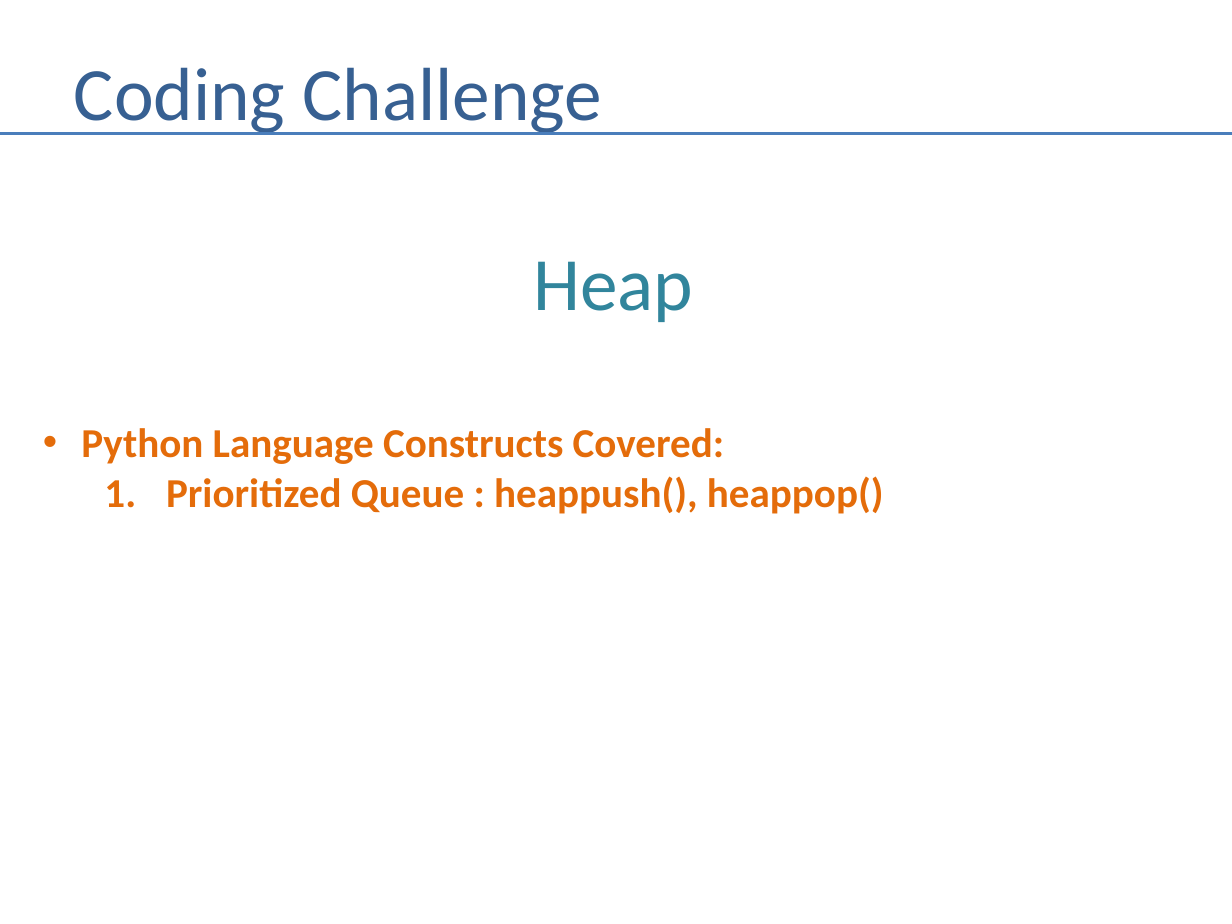
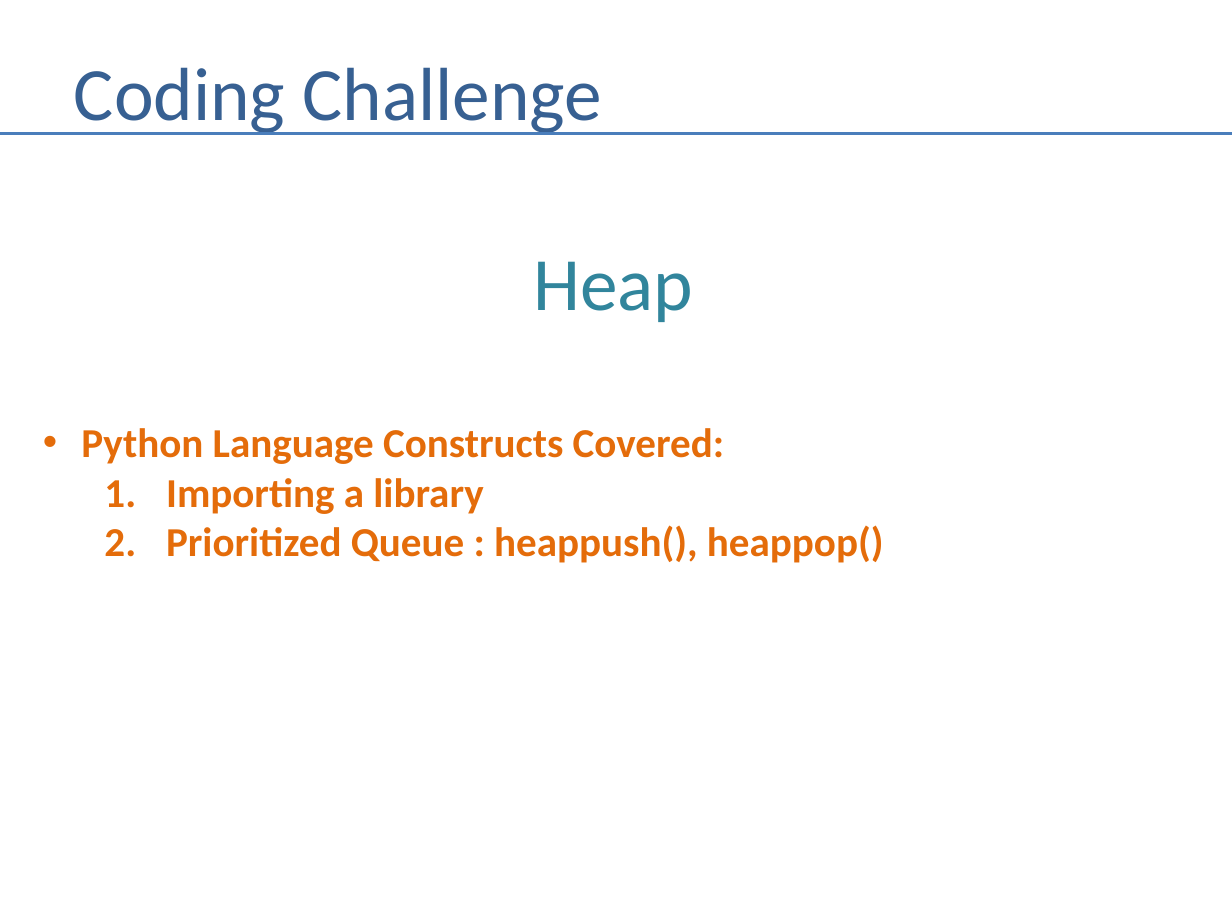
Before and after one commit to andrewferlitsch/Portland-Data-Science-Group, a slide deck: slide 21 of Presentations/Whiteboarding.pptx. Drawn at 1232x924 pixels with LibreOffice and Linux fonts; fonts in the diff are those of the drawing. Boxes give left, top, right and bottom in pixels: in the first picture for what was removed or moved away, otherwise in the second. Text is boxed around its words. In the diff, an @@ line names an element or a change of style, - is before the commit and + after.

```diff
--- a/Presentations/Whiteboarding.pptx
+++ b/Presentations/Whiteboarding.pptx
@@ text at [166, 478, 483, 514]: paragraph added @@
+  1. Importing a library
```
Also in this commit, not shown: 6 other slides changed.
